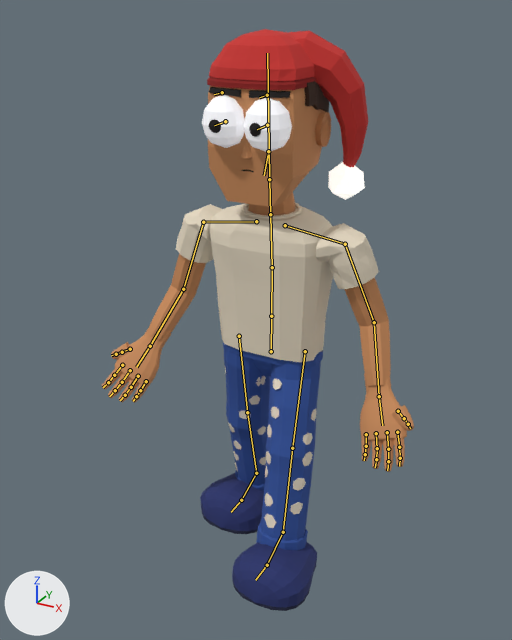
What one commit did to the Blender file art_source/unity/characters/human/LMS_Human_alpha.blend.
Camera for both pictures: a 50 mm camera at (0.996, -1.919, 1.814) aimed at (-0.014, -0.082, 0.895). Every picture has the same lights, and +X, +Y and +Z are marked at lower left. The picture after the commit comes second. Both versions are drawn at frame 24 of the action 'Human_Run'; the numbers are the values there. The bones that bend it are drawn over the model as lines.

Objects in the first picture: 'HandSkin.L', 'HandSkin.R', 'HumanBody', 'HumanHead', 'HumanNightcap'.
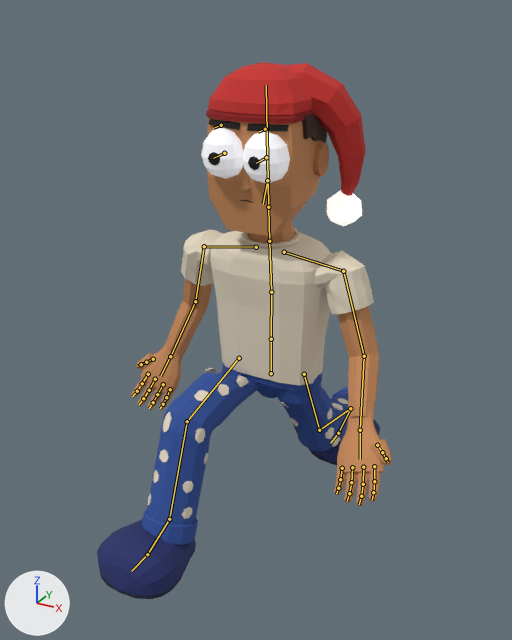
What differs and where, as boxes (x1, y1, x2, y2) in the pictures (512 x 640 px):
```json
{"object": "HumanBody", "change": "posed", "before": [147, 203, 391, 611], "after": [97, 228, 380, 599], "on screen": "16% wider, 9% shorter"}
{"object": "HumanHead", "change": "posed", "before": [202, 81, 331, 215], "after": [201, 114, 329, 243]}
{"object": "HumanNightcap", "change": "posed", "before": [207, 29, 368, 200], "after": [206, 62, 366, 227]}
{"object": "HandSkin.L", "change": "posed", "before": [360, 373, 414, 472], "after": [334, 405, 392, 506], "on screen": "7% wider"}
{"object": "HandSkin.R", "change": "posed", "before": [102, 329, 171, 403], "after": [131, 339, 189, 410], "on screen": "16% narrower"}
{"bone": "Hips", "before": "(271, 351) to (271, 316)", "after": "(271, 373) to (271, 339)"}
{"bone": "Chest", "before": "(272, 267) to (270, 214)", "after": "(271, 292) to (269, 241)"}
{"bone": "UpperArm.L", "before": "(345, 244) to (374, 322)", "after": "(343, 271) to (364, 356)"}
{"bone": "UpperArm.R", "before": "(203, 222) to (183, 289)", "after": "(204, 246) to (195, 301)"}
{"bone": "UpperLeg.L", "before": "(305, 351) to (292, 448)", "after": "(304, 374) to (319, 430)"}
{"bone": "LowerLeg.L", "before": "(292, 448) to (283, 532)", "after": "(319, 430) to (350, 408)"}
{"bone": "Foot.L", "before": "(283, 532) to (267, 565)", "after": "(350, 408) to (338, 433)"}
{"bone": "UpperLeg.R", "before": "(239, 336) to (247, 412)", "after": "(239, 358) to (187, 421)"}
{"bone": "LowerLeg.R", "before": "(247, 412) to (256, 473)", "after": "(187, 421) to (169, 519)"}
{"bone": "Foot.R", "before": "(256, 473) to (241, 500)", "after": "(169, 519) to (147, 554)"}
```

The change, as JSON lines over the scene's bpy script:
```json
{"block": "bone_hips", "where": "bone_hips = bpy.data.objects['LMS_HumanRig'].pose.bones['Hips']  # child of 'Root'"}
{"op": "set", "path": "bone_hips.location", "old": "(0.0, 0.0, 0.0)", "new": "(0.0, -0.084, 0.0)"}
{"block": "bone_chest", "where": "bone_chest = bpy.data.objects['LMS_HumanRig'].pose.bones['Chest']  # child of 'Spine'"}
{"op": "set", "path": "bone_chest.rotation_quaternion", "old": "(0.999, 0.04, 0.0, 0.0)", "new": "(0.999, 0.05, 0.0, 0.0)", "note": "degrees (5, 0, 0) -> degrees (6, 0, 0)"}
{"block": "bone_upperarm_l", "where": "bone_upperarm_l = bpy.data.objects['LMS_HumanRig'].pose.bones['UpperArm.L']  # child of 'Shoulder.L'"}
{"op": "set", "path": "bone_upperarm_l.rotation_quaternion", "old": "(0.83, -0.03, 0.02, -0.556)", "new": "(0.827, 0.078, -0.052, -0.554)", "note": "degrees (-4, 0, -68) -> degrees (11, 0, -68)"}
{"block": "bone_upperarm_r", "where": "bone_upperarm_r = bpy.data.objects['LMS_HumanRig'].pose.bones['UpperArm.R']  # child of 'Shoulder.R'"}
{"op": "set", "path": "bone_upperarm_r.rotation_quaternion", "old": "(0.83, 0.03, 0.02, 0.556)", "new": "(0.827, -0.078, -0.052, 0.554)", "note": "degrees (4, 0, 68) -> degrees (-11, 0, 68)"}
{"block": "bone_upperleg_l", "where": "bone_upperleg_l = bpy.data.objects['LMS_HumanRig'].pose.bones['UpperLeg.L']  # child of 'Hips'"}
{"op": "set", "path": "bone_upperleg_l.rotation_quaternion", "old": "(0.993, 0.116, 0.0, 0.0)", "new": "(0.973, -0.231, 0.0, 0.0)", "note": "degrees (13, 0, 0) -> degrees (-27, 0, 0)"}
{"block": "bone_lowerleg_l", "where": "bone_lowerleg_l = bpy.data.objects['LMS_HumanRig'].pose.bones['LowerLeg.L']  # child of 'UpperLeg.L'"}
{"op": "set", "path": "bone_lowerleg_l.rotation_quaternion", "old": "(1.0, -0.025, 0.0, 0.0)", "new": "(0.905, -0.425, 0.0, 0.0)", "note": "degrees (-3, 0, 0) -> degrees (-50, 0, 0)"}
{"block": "bone_foot_l", "where": "bone_foot_l = bpy.data.objects['LMS_HumanRig'].pose.bones['Foot.L']  # child of 'LowerLeg.L'"}
{"op": "set", "path": "bone_foot_l.rotation_quaternion", "old": "(0.996, -0.092, 0.0, 0.0)", "new": "(0.782, 0.623, 0.0, 0.0)", "note": "degrees (-11, 0, 0) -> degrees (77, 0, 0)"}
{"block": "bone_upperleg_r", "where": "bone_upperleg_r = bpy.data.objects['LMS_HumanRig'].pose.bones['UpperLeg.R']  # child of 'Hips'"}
{"op": "set", "path": "bone_upperleg_r.rotation_quaternion", "old": "(0.997, -0.083, 0.0, 0.0)", "new": "(0.786, 0.618, 0.0, 0.0)", "note": "degrees (-10, 0, 0) -> degrees (76, 0, 0)"}
{"block": "bone_lowerleg_r", "where": "bone_lowerleg_r = bpy.data.objects['LMS_HumanRig'].pose.bones['LowerLeg.R']  # child of 'UpperLeg.R'"}
{"op": "set", "path": "bone_lowerleg_r.rotation_quaternion", "old": "(1.0, -0.025, 0.0, 0.0)", "new": "(0.891, -0.453, 0.0, 0.0)", "note": "degrees (-3, 0, 0) -> degrees (-54, 0, 0)"}
{"block": "bone_foot_r", "where": "bone_foot_r = bpy.data.objects['LMS_HumanRig'].pose.bones['Foot.R']  # child of 'LowerLeg.R'"}
{"op": "set", "path": "bone_foot_r.rotation_quaternion", "old": "(0.994, 0.108, 0.0, 0.0)", "new": "(0.981, -0.195, 0.0, 0.0)", "note": "degrees (12, 0, 0) -> degrees (-22, 0, 0)"}
```
